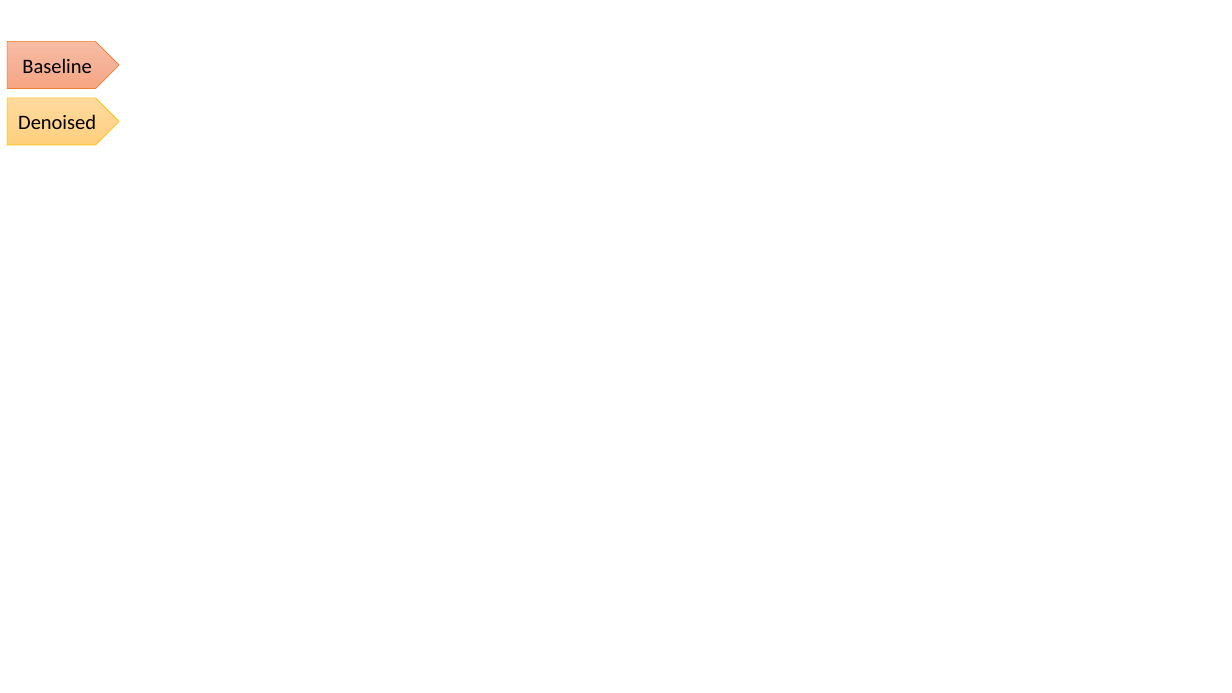
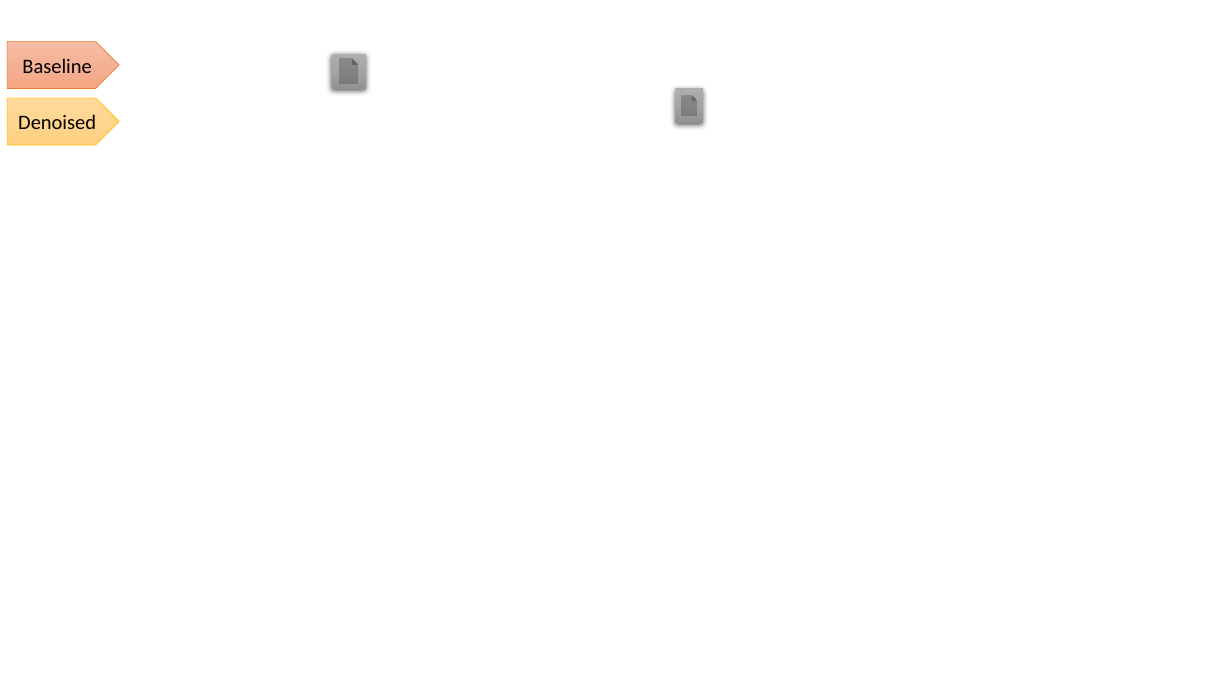
Before and after one commit to juneciel510/transient_identification, a slide deck: slide 51 of Transient_identification_LejunChen.pptx. Drawn at 1232x693 pixels with LibreOffice and Linux fonts; fonts in the diff are those of the drawing; background and template pictures are left out. Boxes give left, top, right and bottom in pixels: in the first picture for what was removed or moved away, otherwise in the second. Text is boxed around its words. In the diff, an @@ line names an element or a change of style, - is before the commit and + after.

```diff
--- a/Transient_identification_LejunChen.pptx
+++ b/Transient_identification_LejunChen.pptx
@@ action button document added at box(332, 54, 366, 89), fill gradient #AFAFAF to #A5A5A5 to #939393 @@
@@ action button document added at box(676, 88, 703, 123), fill gradient #AFAFAF to #A5A5A5 to #939393 @@
```
Also in this commit, not shown: 14 other slides changed, 4 slides added, 5 other files.
